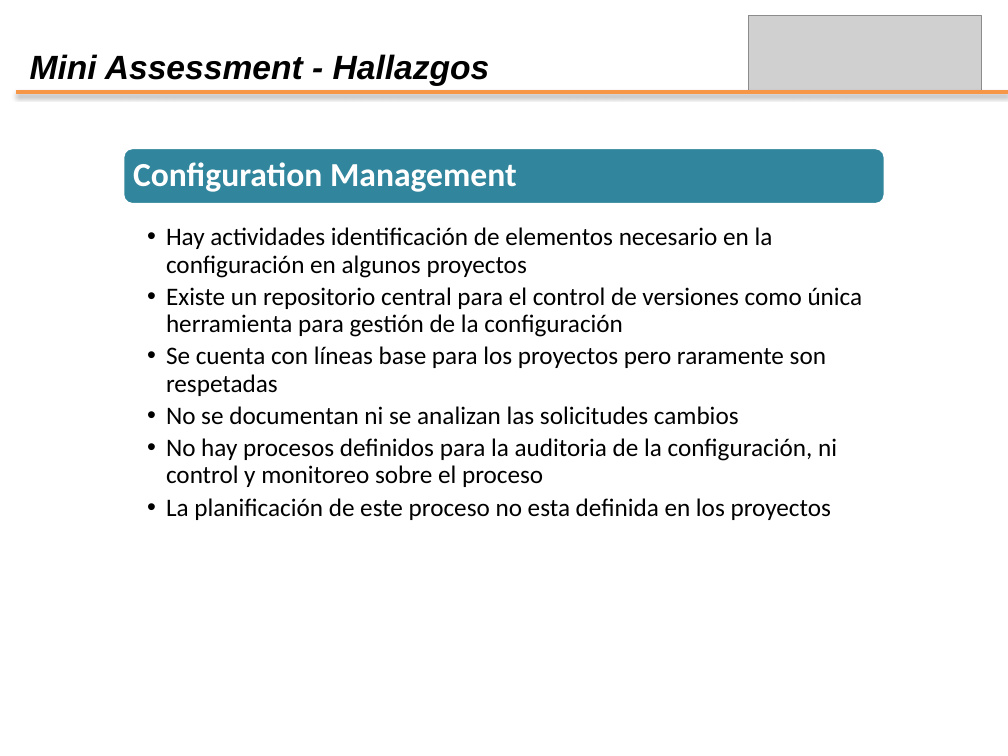
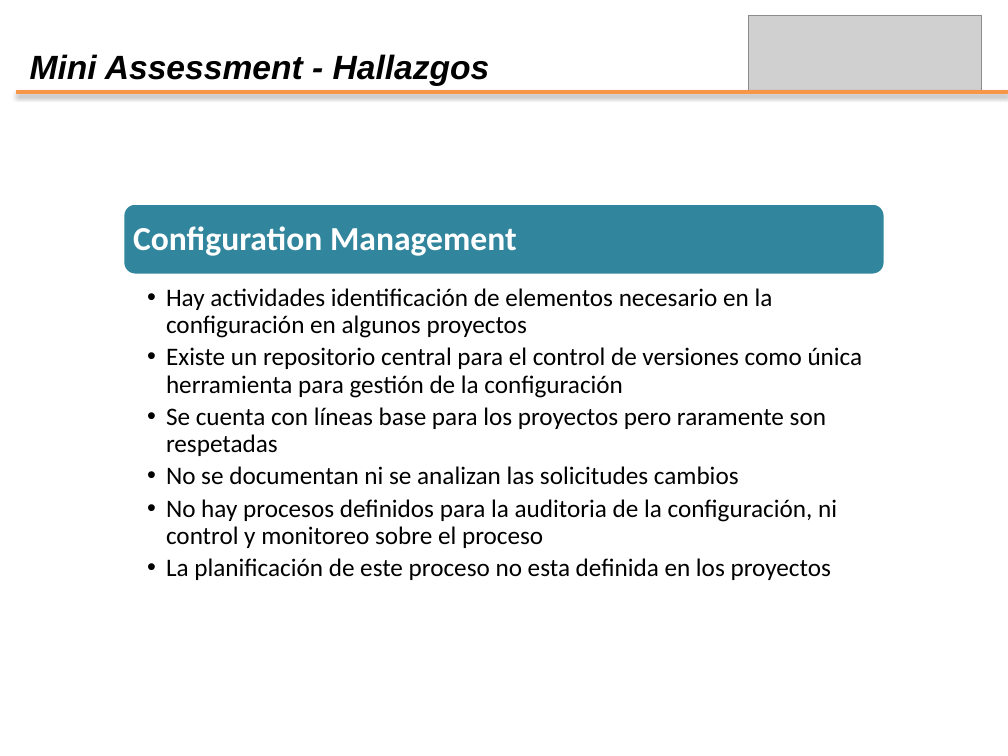
Before and after one commit to leseroth/ingenium-managment, a slide deck: slide 8 of CSOF5104 Mejoramiento de Procesos de Software/Taller 2/Taller2-Presentacion-Ingenium.pptx. Drawn at 1008x756 pixels with LibreOffice and Linux fonts; fonts in the diff are those of the drawing; grey boxes stand for pictures. Boxes give left, top, right and bottom in pixels: in the first picture for what was removed or moved away, otherwise in the second. Text is boxed around its words. In the diff, an @@ line names an element or a change of style, - is before the commit and + after.

```diff
--- a/CSOF5104 Mejoramiento de Procesos de Software/Taller 2/Taller2-Presentacion-Ingenium.pptx
+++ b/CSOF5104 Mejoramiento de Procesos de Software/Taller 2/Taller2-Presentacion-Ingenium.pptx
@@ text "Configuration Management": place and size @@
-text "Configuration Management" at bbox=[133, 162, 517, 192]
+text "Configuration Management" at bbox=[133, 226, 517, 256]
@@ rounded rectangle: place and size @@
-rounded rectangle at bbox=[123, 148, 885, 205]
+rounded rectangle at bbox=[123, 204, 885, 275]
@@ text "Hay actividades identificación de elementos ...": place and size @@
-text "Hay actividades identificación de elementos ..." at bbox=[166, 227, 863, 520]
+text "Hay actividades identificación de elementos ..." at bbox=[166, 288, 863, 580]
```
Also in this commit, not shown: 2 other slides changed, 1 slide added, 1 slide removed.
